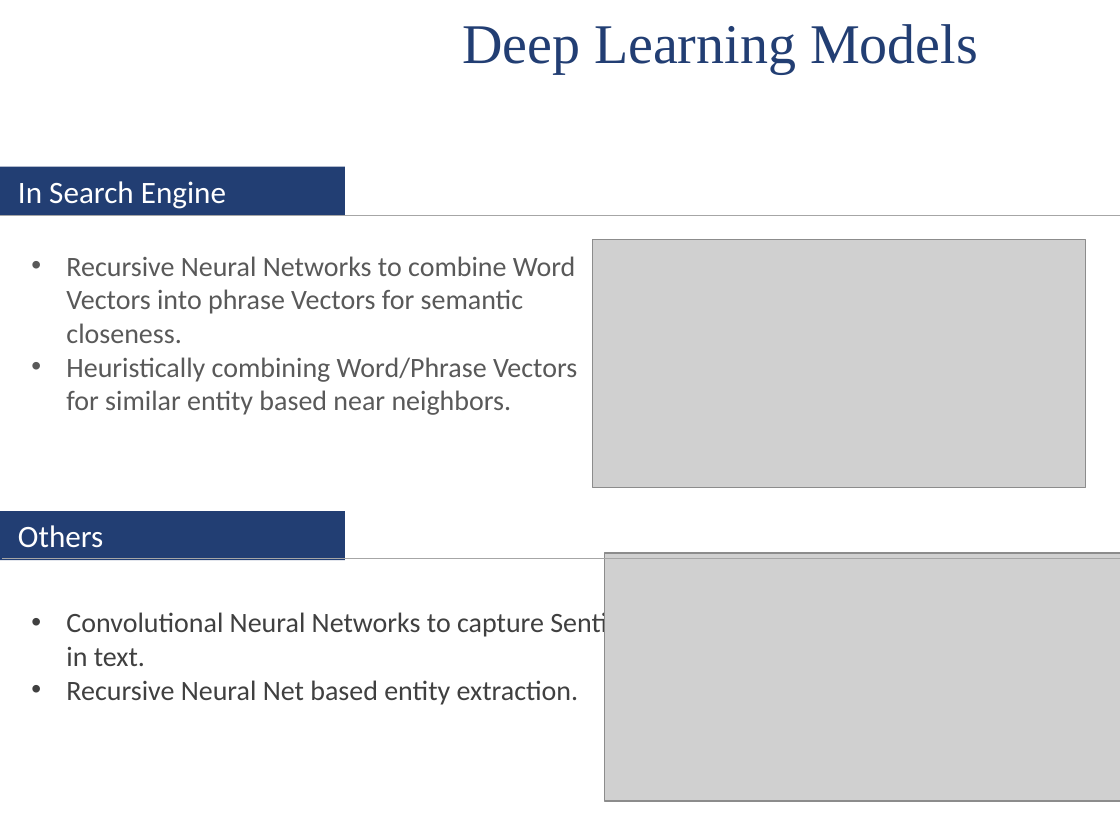
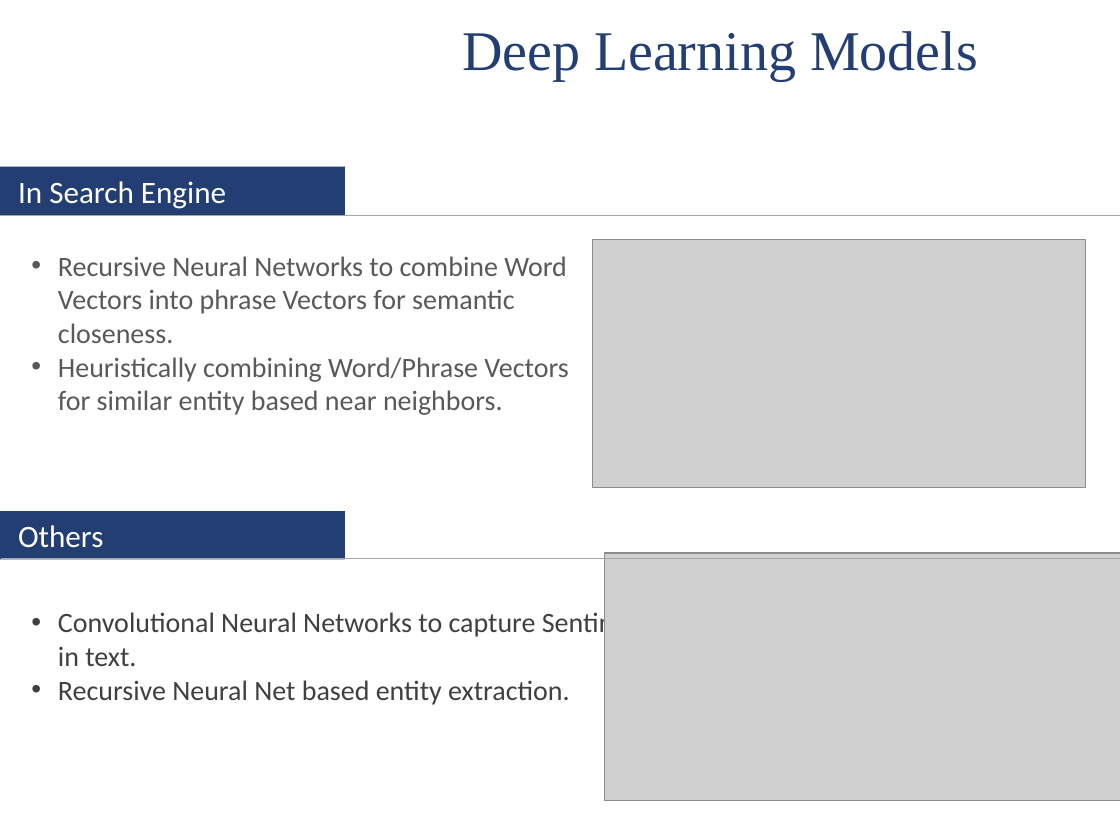
Before and after one commit to ParallelDots/Talks, a slide deck: slide 6 of Fifth_Element_Talk-Muktabh_Mayank.pptx. Drawn at 1120x840 pixels with LibreOffice and Linux fonts; fonts in the diff are those of the drawing; grey boxes stand for pictures; background and template pictures are left out. Boxes give left, top, right and bottom in pixels: in the first picture for what was removed or moved away, otherwise in the second. Text is boxed around its words. In the diff, an @@ line names an element or a change of style, - is before the commit and + after.

Commit message:
Slight change in Word Embeddings file.

```diff
--- a/Fifth_Element_Talk-Muktabh_Mayank.pptx
+++ b/Fifth_Element_Talk-Muktabh_Mayank.pptx
@@ text "Deep Learning Models" at [462, 31, 978, 81]: line spacing 0.9 to 1 @@
@@ text "Recursive Neural Networks to combine ..." at [58, 256, 568, 415]: indent changed @@
@@ line (2, 559) - (1120, 559): stroke #A6A6A6 0.5 pt to #A6A6A6 0.75 pt @@
@@ text "Convolutional Neural Networks to capture ..." at [58, 609, 670, 705]: indent changed @@
```
Also in this commit, not shown: 12 other slides changed, 1 other file.
